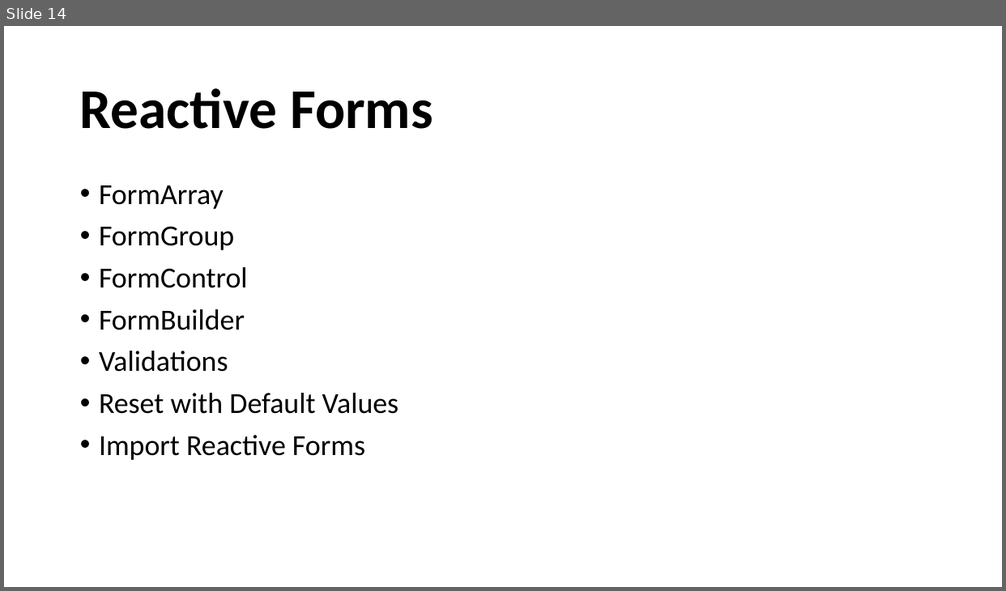
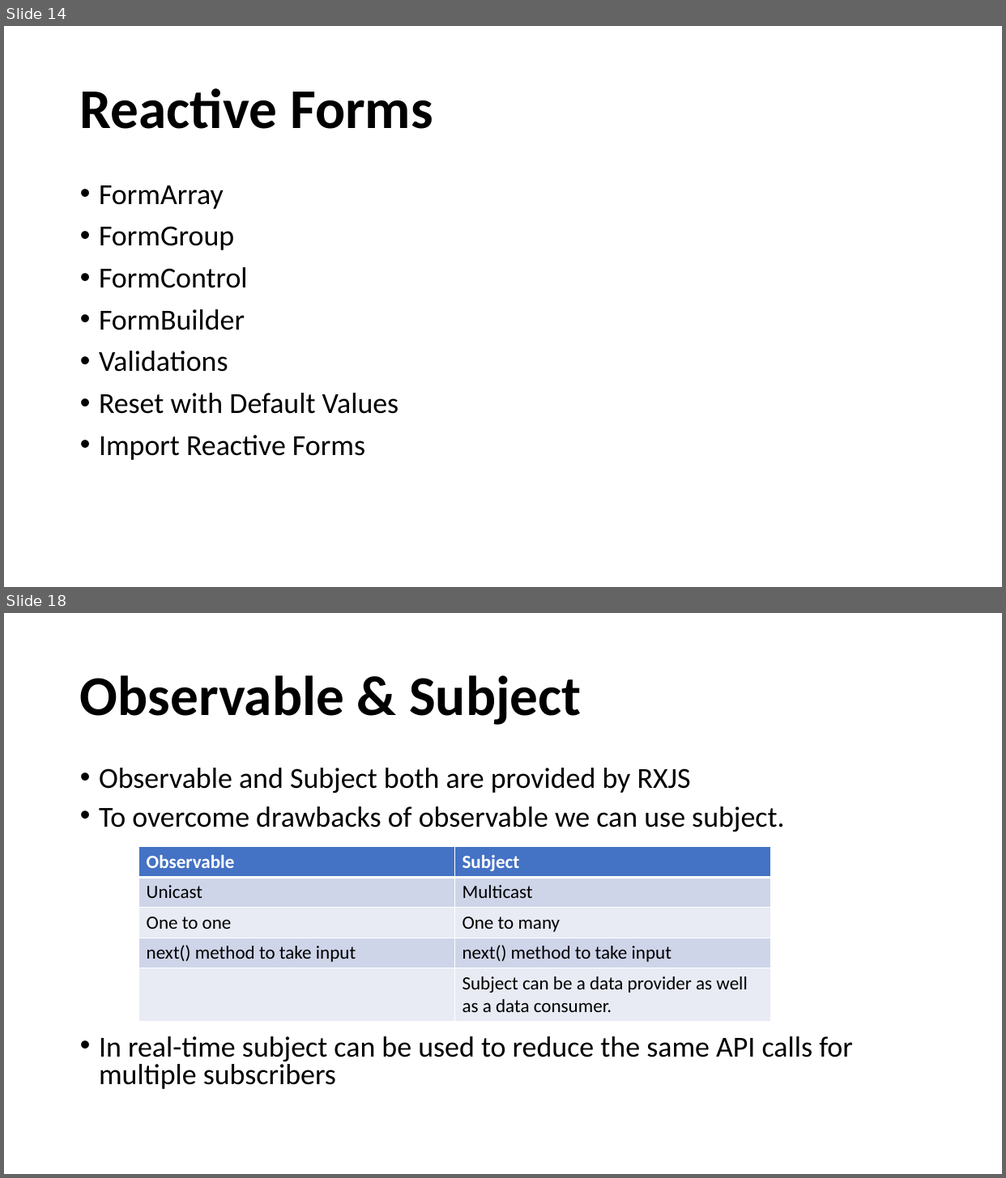
Before and after one commit to raharshi/angular-kh, a slide deck: src/assets/AngularByRaharshi.pptx. Shown one above the other, each under a label of ours: slide 14 before the commit, slides 14 and 18 after it; the slides between them are not shown. The pictures are 1006x591 and 1006x1178 pixels, drawn with LibreOffice and Linux fonts; fonts in the diff are those of the drawing; background and template pictures are left out. Boxes give left, top, right and bottom in pixels: in the first picture for what was removed or moved away, otherwise in the second. Text is boxed around its words. In the diff, an @@ line names an element or a change of style, - is before the commit and + after.

Commit message:
service, Http service, Observables & Promises

```diff
--- a/src/assets/AngularByRaharshi.pptx
+++ b/src/assets/AngularByRaharshi.pptx
@@ slide 18 added at [4, 613, 1002, 1174], background picture (left out) @@
@@ title added at [80, 675, 581, 725], 54 pt, text #000000, bold @@
+Observable & Subject
@@ text added at [99, 768, 853, 1089], 28 pt, text #000000 @@
+• Observable and Subject both are provided by RXJS
+• To overcome drawbacks of observable we can use subject.
+• In real-time subject can be used to reduce the same API calls for multiple subscribers
@@ table added at [138, 846, 770, 1020], 5 rows, 2 columns @@
+Observable | Subject
+Unicast | Multicast
+One to one | One to many
+next() method to take input | next() method to take input
+ | Subject can be a data provider as well as a data consumer.
```
Also in this commit, not shown: 7 other slides added, 1 slide removed, 16 other files.
